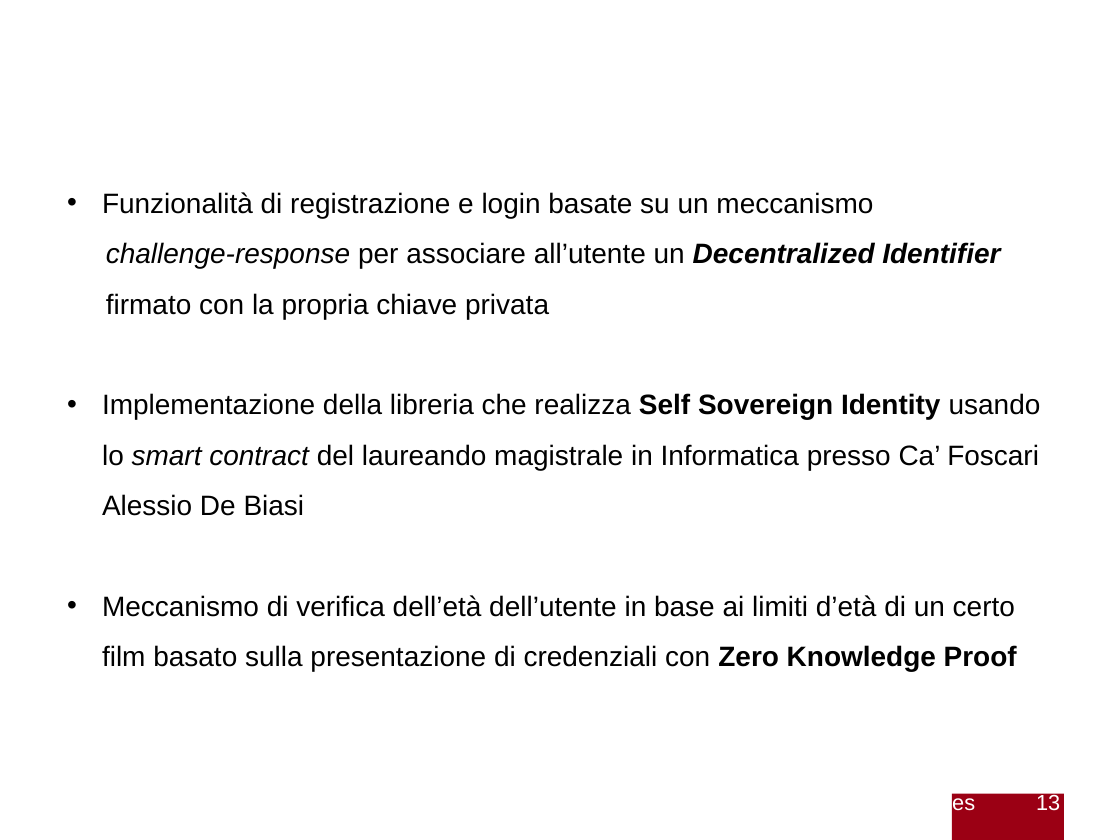
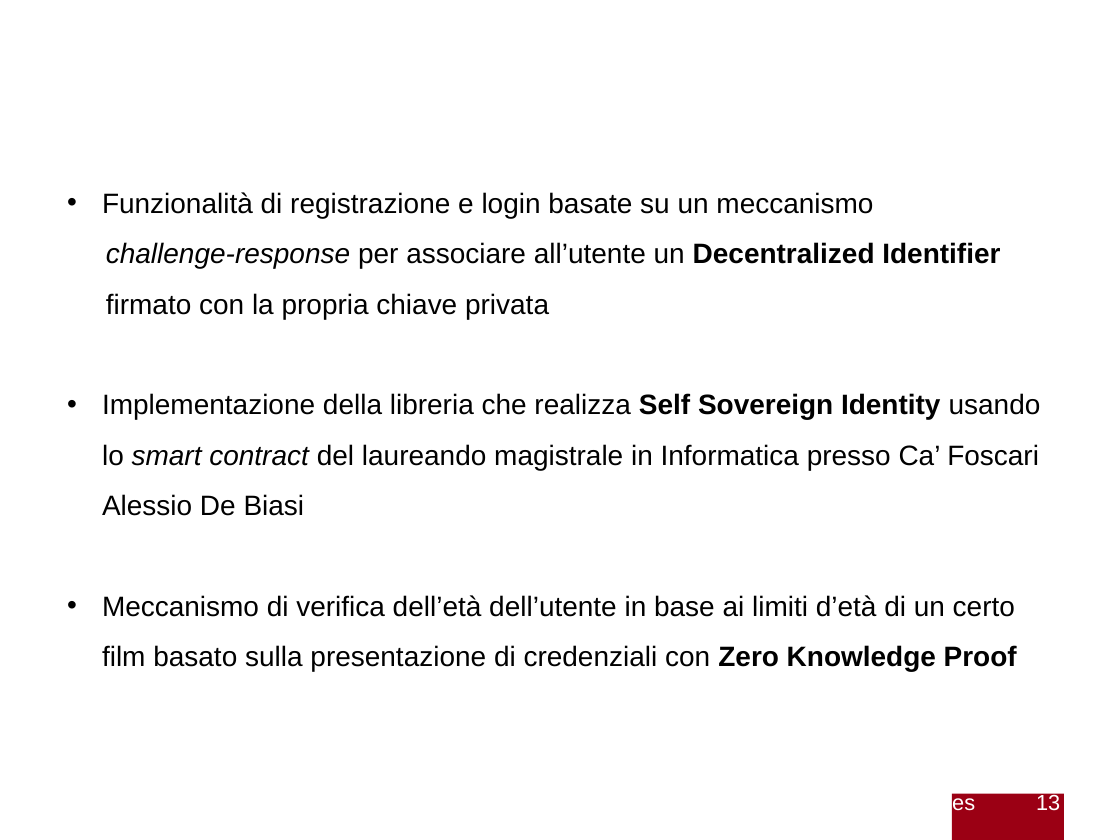
Before and after one commit to gabrielrovesti/Stage-e-Tesi-Triennale-UniPD, a slide deck: slide 13 of Presentazione/Presentazione Gabriel Rovesti.pptx. Drawn at 1120x840 pixels with LibreOffice and Linux fonts; fonts in the diff are those of the drawing; background and template pictures are left out. Boxes give left, top, right and bottom in pixels: in the first picture for what was removed or moved away, otherwise in the second. Text is boxed around its words. In the diff, an @@ line names an element or a change of style, - is before the commit and + after.

```diff
--- a/Presentazione/Presentazione Gabriel Rovesti.pptx
+++ b/Presentazione/Presentazione Gabriel Rovesti.pptx
@@ text at bbox=[106, 242, 1000, 268]: italic off in "Decentralized Identifier" @@
```
Also in this commit, not shown: 10 other slides changed, 2 other files.
